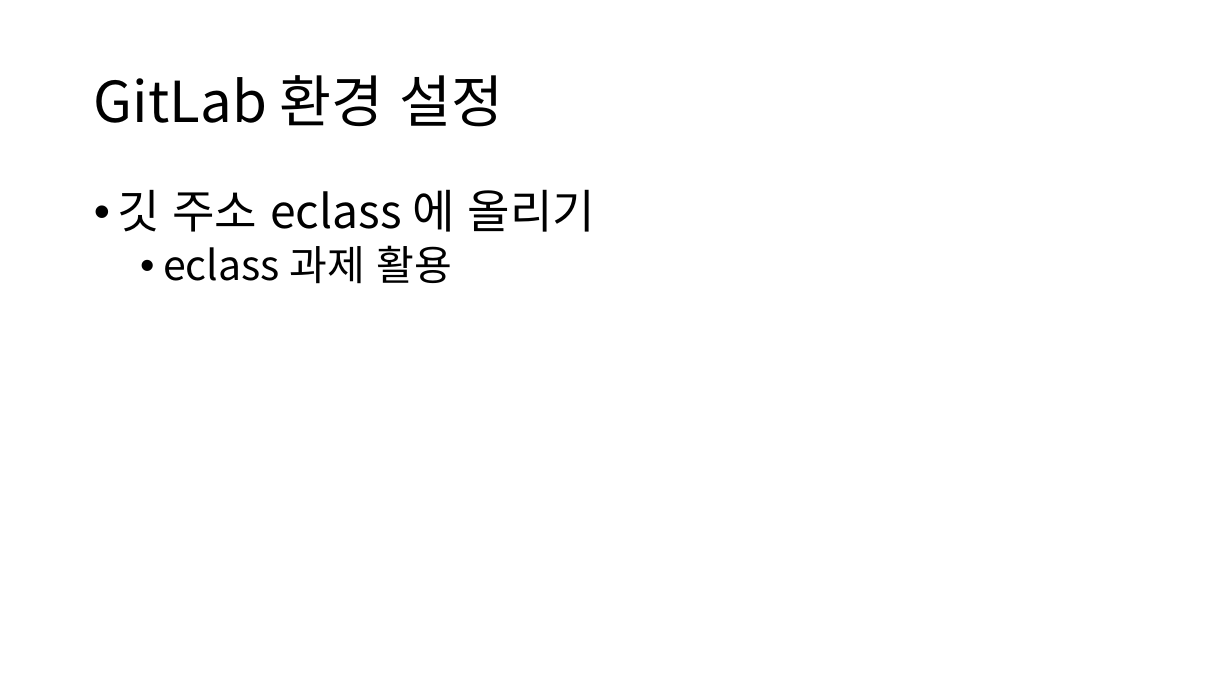
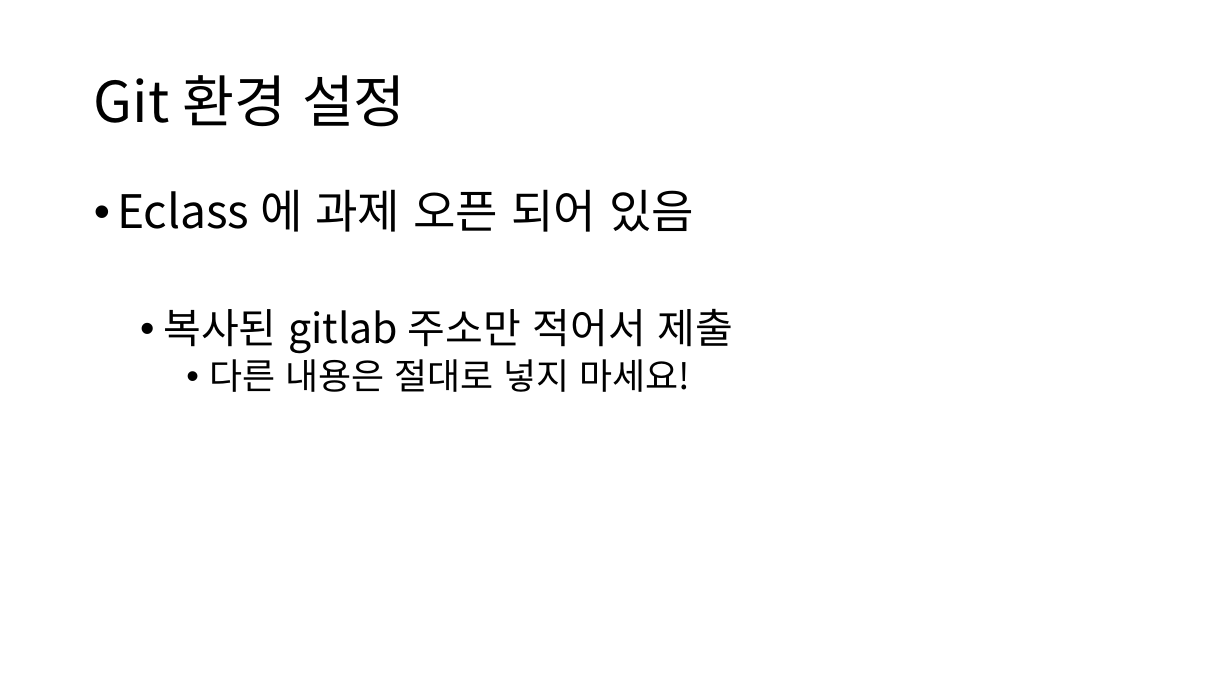
Before and after one commit to Bumizi/3-2, a slide deck: slide 11 of 게임소프트웨어공학/게임 소프트웨어 공학 (실습 3).pptx (slide 25 before the commit). Drawn at 1232x693 pixels with LibreOffice and Linux fonts; fonts in the diff are those of the drawing. Boxes give left, top, right and bottom in pixels: in the first picture for what was removed or moved away, otherwise in the second. Text is boxed around its words. In the diff, an @@ line names an element or a change of style, - is before the commit and + after.

```diff
--- a/게임소프트웨어공학/게임 소프트웨어 공학 (실습 3).pptx
+++ b/게임소프트웨어공학/게임 소프트웨어 공학 (실습 3).pptx
@@ title at (94, 75, 406, 127): text changed @@
-GitLab 환경 설정
+Git 환경 설정
@@ text at (117, 189, 733, 392): text changed; size 36 to 32 pt @@
-• 깃 주소 eclass 에 올리기
-  • eclass 과제 활용
+• Eclass 에 과제 오픈 되어 있음
+  • 복사된 gitlab 주소만 적어서 제출
+    • 다른 내용은 절대로 넣지 마세요!
```
Also in this commit, not shown: 3 other slides changed, 1 slide added, 2 slides removed, 3 other files.
